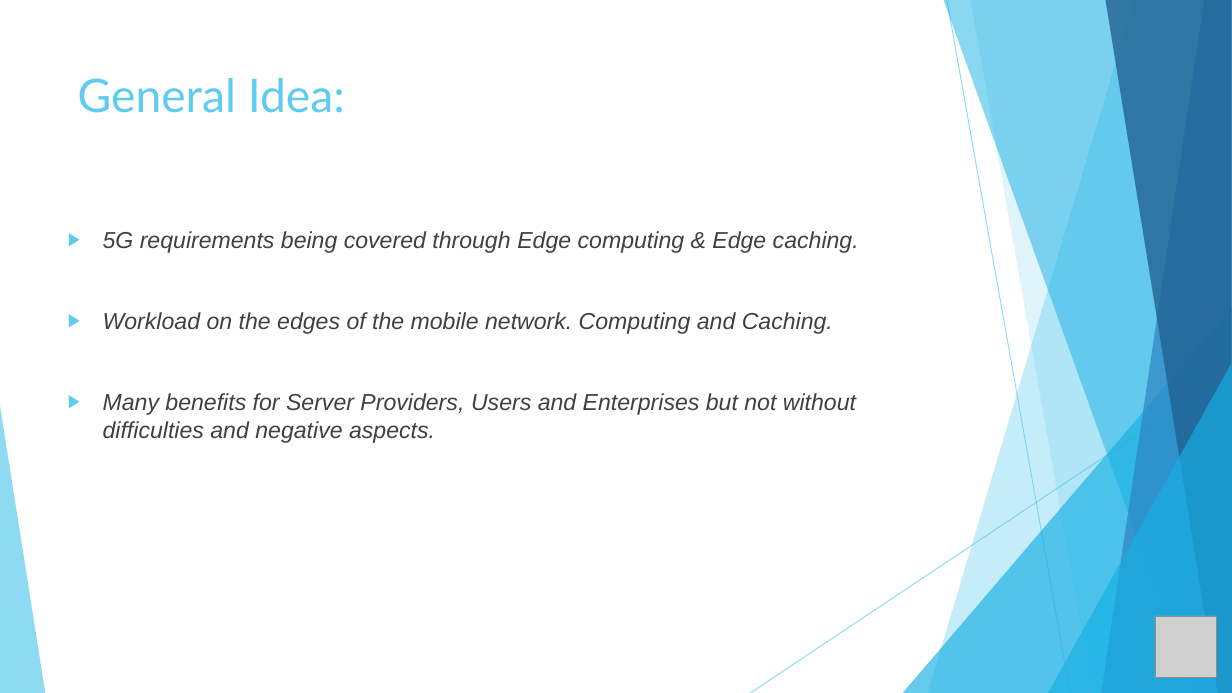
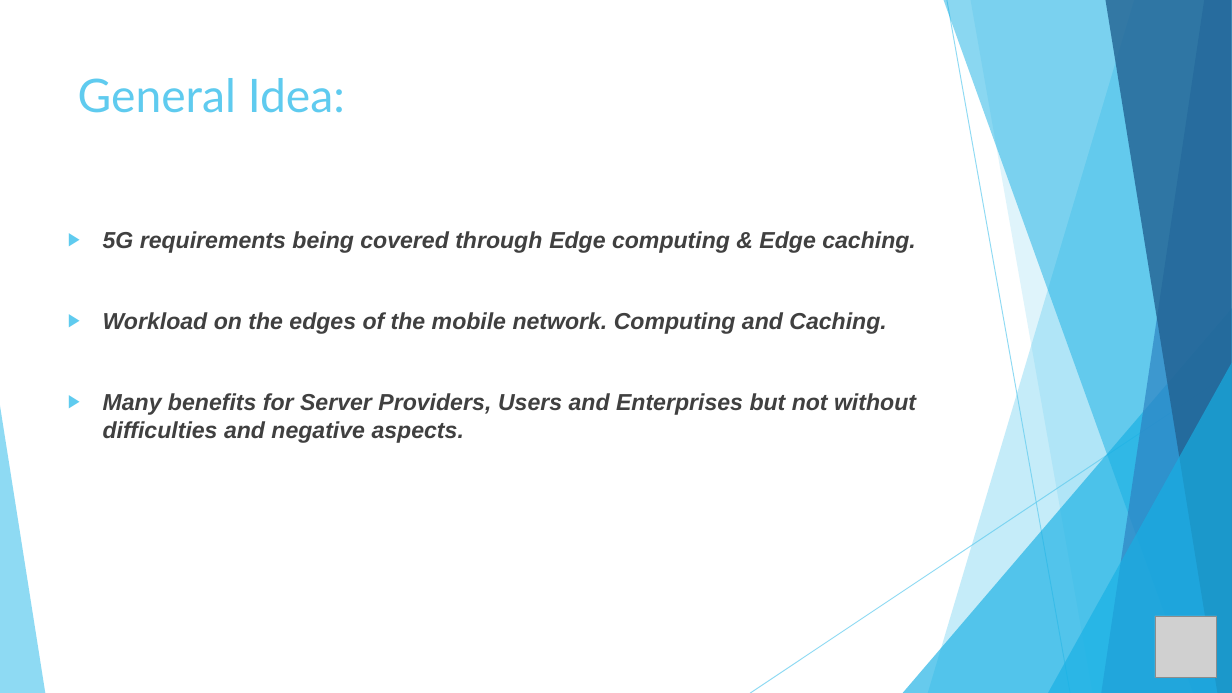
Before and after one commit to IliasBarmpar/Edge-Computing-and-Edge-Caching-Presentation-uni-course, a slide deck: slide 2 of Παρουσίαση Edge Computing & Edge Caching.pptx. Drawn at 1232x693 pixels with LibreOffice and Linux fonts; fonts in the diff are those of the drawing; grey boxes stand for pictures. Boxes give left, top, right and bottom in pixels: in the first picture for what was removed or moved away, otherwise in the second. Text is boxed around its words. In the diff, an @@ line names an element or a change of style, - is before the commit and + after.

```diff
--- a/Παρουσίαση Edge Computing & Edge Caching.pptx
+++ b/Παρουσίαση Edge Computing & Edge Caching.pptx
@@ text "5G requirements being covered through ..." at (x1=103, y1=231, x2=916, y2=443): bold on @@
```
Also in this commit, not shown: 2 other slides changed, 4 slides added, 8 slides removed, 2 other files.
